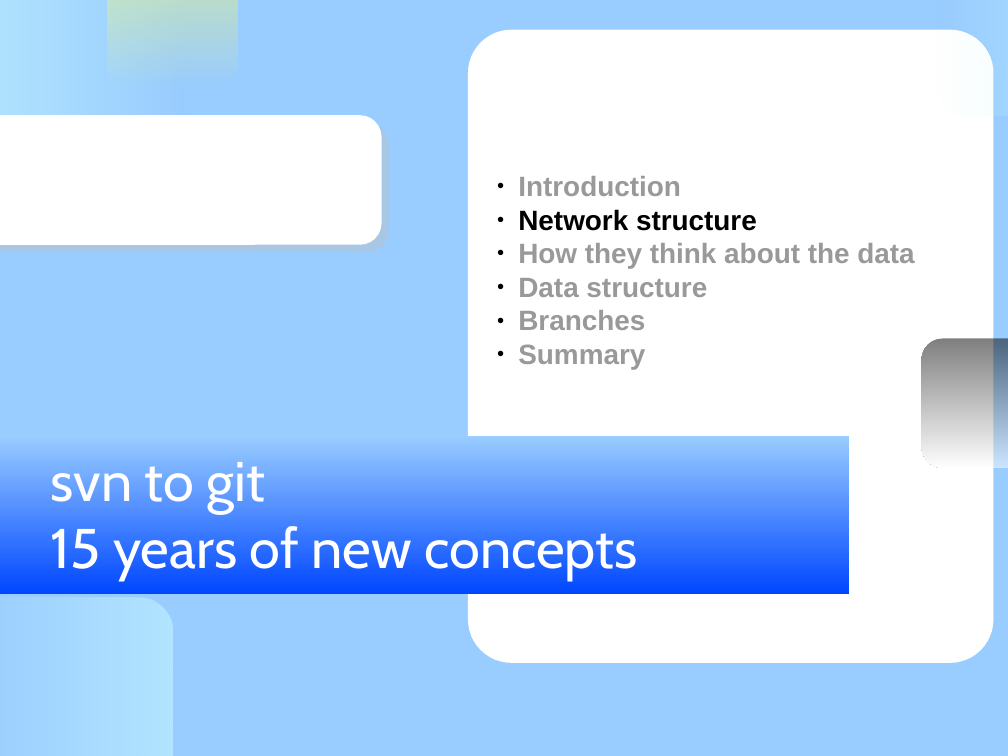
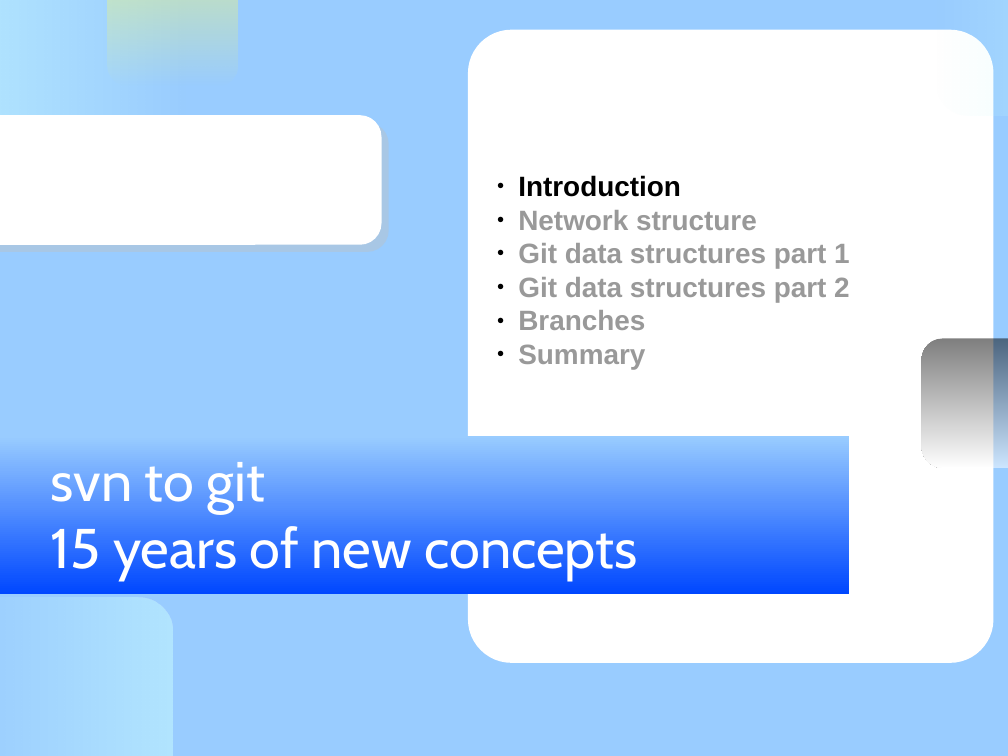
Before and after one commit to KennethNielsen/presentations, a slide deck: slide 3 of git/git.odp (slide 9 before the commit). Drawn at 1008x756 pixels with LibreOffice and Linux fonts; fonts in the diff are those of the drawing; background and template pictures are left out. Boxes give left, top, right and bottom in pixels: in the first picture for what was removed or moved away, otherwise in the second. Text is boxed around its words. In the diff, an @@ line names an element or a change of style, - is before the commit and + after.

```diff
--- a/git/git.odp
+++ b/git/git.odp
@@ subtitle at (518, 175, 757, 230): text colour #999999 to #000000 in "Introduction"; text colour #000000 to #999999 in "Network structure" @@
@@ subtitle at (518, 243, 850, 302): text changed @@
-● How they think about the data
-● Data structure
+● Git data structures part 1
+● Git data structures part 2
```
Also in this commit, not shown: 2 other slides changed, 17 slides added.
